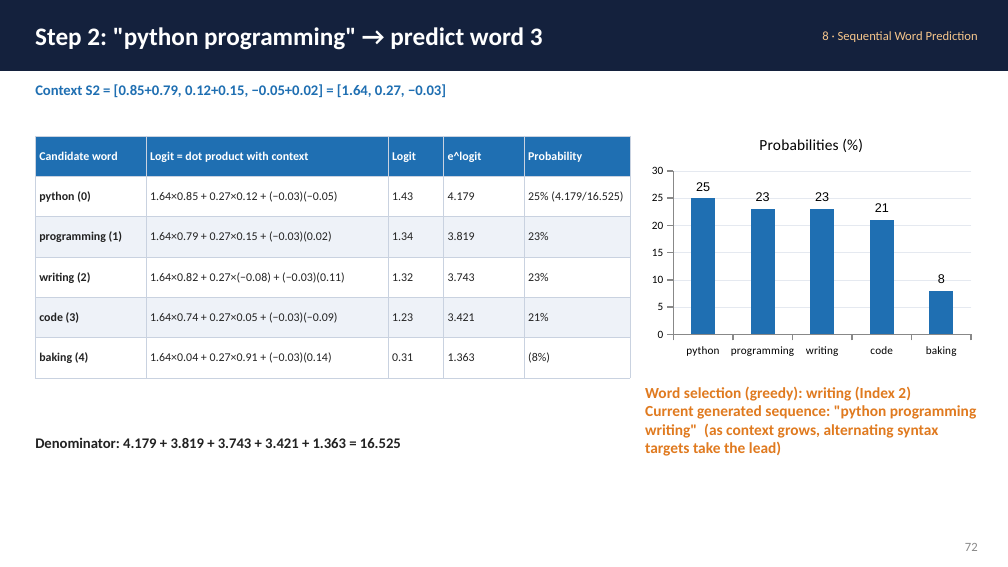
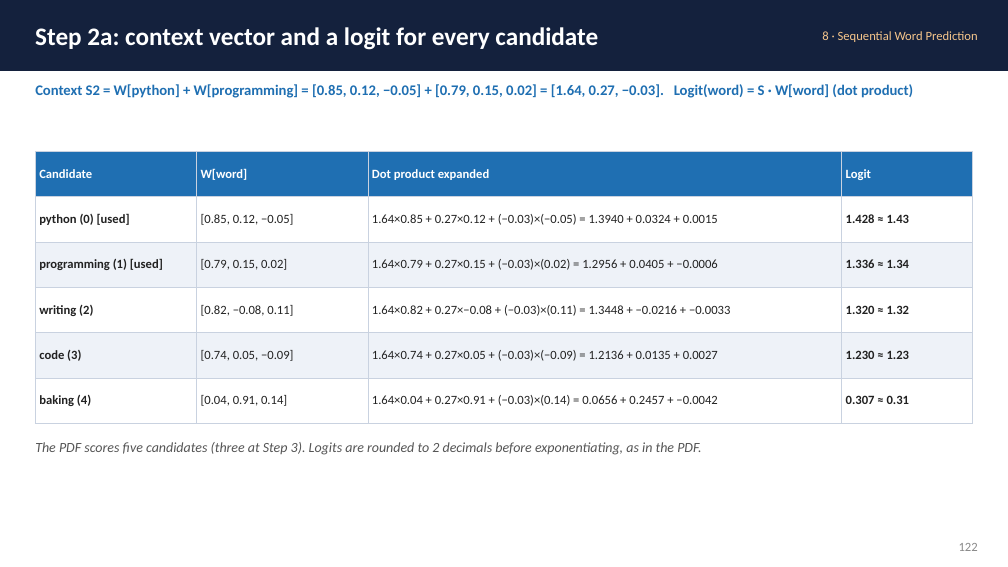
Before and after one commit to balajee-rm/Python-Gen-AI-Course, a slide deck: slide 118 of How AI Works - Math/How_AI_Works_Math_Deep_Dive_full.pptx (slide 72 before the commit). Drawn at 1008x567 pixels with LibreOffice and Linux fonts; fonts in the diff are those of the drawing. Boxes give left, top, right and bottom in pixels: in the first picture for what was removed or moved away, otherwise in the second. Text is boxed around its words. In the diff, an @@ line names an element or a change of style, - is before the commit and + after.

```diff
--- a/How AI Works - Math/How_AI_Works_Math_Deep_Dive_full.pptx
+++ b/How AI Works - Math/How_AI_Works_Math_Deep_Dive_full.pptx
@@ text at (x1=35, y1=27, x2=598, y2=50): text changed @@
-Step 2: "python programming" → predict word 3
+Step 2a: context vector and a logit for every candidate
@@ text at (x1=35, y1=84, x2=913, y2=98): text changed @@
-Context S2 = [0.85+0.79, 0.12+0.15, −0.05+0.02] = [1.64, 0.27, −0.03]
+Context S2 = W[python] + W[programming] = [0.85, 0.12, −0.05] + [0.79, 0.15, 0.02] = [1.64, 0.27, −0.03]. Logit(word) = S · W[word] (dot product)
@@ column chart removed at (x1=645, y1=121, x2=978, y2=363) @@
-title "Probabilities (%)"
-categories: python, programming, writing, code, baking
-Probabilities (%): 25, 23, 23, 21, 8
@@ table at (x1=35, y1=151, x2=973, y2=423) @@
-column 1: Candidate word | python (0) | programming (1) | writing (2) | code (3) | baking (4)
-column 2: Logit = dot product with context | 1.64×0.85 + 0.27×0.12 + (−0.03)(−0.05) | 1.64×0.79 + 0.27×0.15 + (−0.03)(0.02) | 1.64×0.82 + 0.27×(−0.08) + (−0.03)(0.11) | 1.64×0.74 + 0.27×0.05 + (−0.03)(−0.09) | 1.64×0.04 + 0.27×0.91 + (−0.03)(0.14)
-column 3: Logit | 1.43 | 1.34 | 1.32 | 1.23 | 0.31
-column 4: e^logit | 4.179 | 3.819 | 3.743 | 3.421 | 1.363
-column 5: Probability | 25% (4.179/16.525) | 23% | 23% | 21% | (8%)
+column 1: Candidate | python (0) [used] | programming (1) [used] | writing (2) | code (3) | baking (4)
+column 2: W[word] | [0.85, 0.12, −0.05] | [0.79, 0.15, 0.02] | [0.82, −0.08, 0.11] | [0.74, 0.05, −0.09] | [0.04, 0.91, 0.14]
+column 3: Dot product expanded | 1.64×0.85 + 0.27×0.12 + (−0.03)×(−0.05) = 1.3940 + 0.0324 + 0.0015 | 1.64×0.79 + 0.27×0.15 + (−0.03)×(0.02) = 1.2956 + 0.0405 + −0.0006 | 1.64×0.82 + 0.27×−0.08 + (−0.03)×(0.11) = 1.3448 + −0.0216 + −0.0033 | 1.64×0.74 + 0.27×0.05 + (−0.03)×(−0.09) = 1.2136 + 0.0135 + 0.0027 | 1.64×0.04 + 0.27×0.91 + (−0.03)×(0.14) = 0.0656 + 0.2457 + −0.0042
+column 4: Logit | 1.428 ≈ 1.43 | 1.336 ≈ 1.34 | 1.320 ≈ 1.32 | 1.230 ≈ 1.23 | 0.307 ≈ 0.31
@@ table resized from (x1=35, y1=136, x2=630, y2=378) to (x1=35, y1=151, x2=973, y2=423) @@
@@ text removed at (x1=645, y1=387, x2=976, y2=456) @@
-Word selection (greedy): writing (Index 2)
-Current generated sequence: "python programming writing" (as context grows, alternating syntax targets take the lead)
@@ text at (x1=35, y1=442, x2=701, y2=455): text changed; size 10.5 to 10 pt; text colour #222222 to #555555; bold off; italic on @@
-Denominator: 4.179 + 3.819 + 3.743 + 3.421 + 1.363 = 16.525
+The PDF scores five candidates (three at Step 3). Logits are rounded to 2 decimals before exponentiating, as in the PDF.
@@ text at (x1=959, y1=543, x2=978, y2=551): text changed @@
-72
+122
```
Also in this commit, not shown: 73 other slides changed, 49 slides added, 1 other file.
